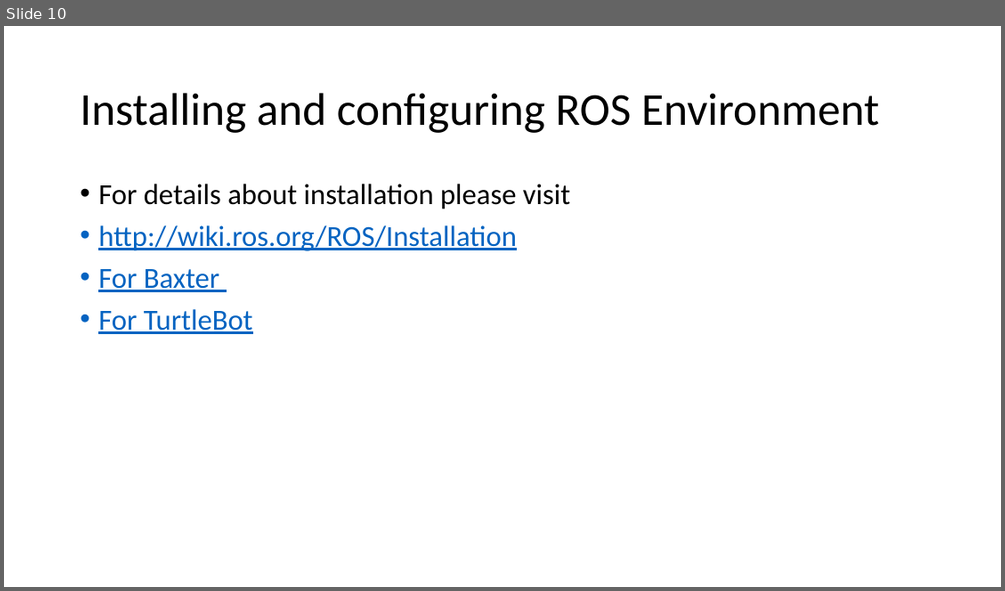
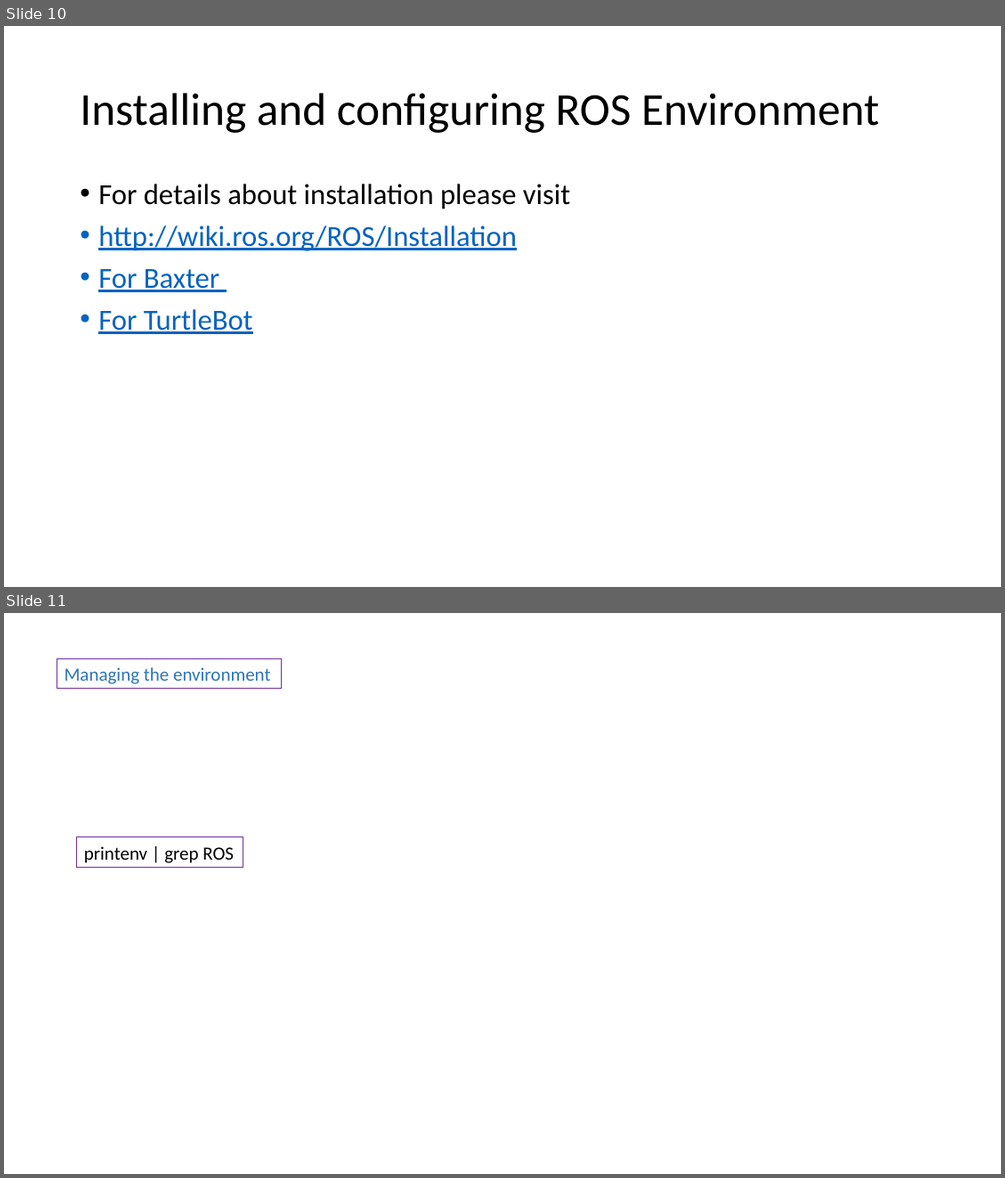
Before and after one commit to vishal-kit/ROS_Lec_1, a slide deck: ROS lec 1.pptx. Shown one above the other, each under a label of ours: slide 10 before the commit, slides 10 and 11 after it. The pictures are 1005x591 and 1005x1178 pixels, drawn with LibreOffice and Linux fonts; fonts in the diff are those of the drawing. Boxes give left, top, right and bottom in pixels: in the first picture for what was removed or moved away, otherwise in the second. Text is boxed around its words. In the diff, an @@ line names an element or a change of style, - is before the commit and + after.

```diff
--- a/ROS lec 1.pptx
+++ b/ROS lec 1.pptx
@@ slide 11 added at <box>4,613,1001,1174</box>, background #FFFFFF @@
@@ rectangle added at <box>57,658,282,689</box>, outline #7030A0 0.75 pt, 18 pt, text #2E75B6 @@
+Managing the environment
@@ rectangle added at <box>77,837,243,868</box>, outline #7030A0 0.75 pt, 18 pt, text #000000 @@
+printenv | grep ROS
```
Also in this commit, not shown: 6 other slides added, 1 slide removed.
